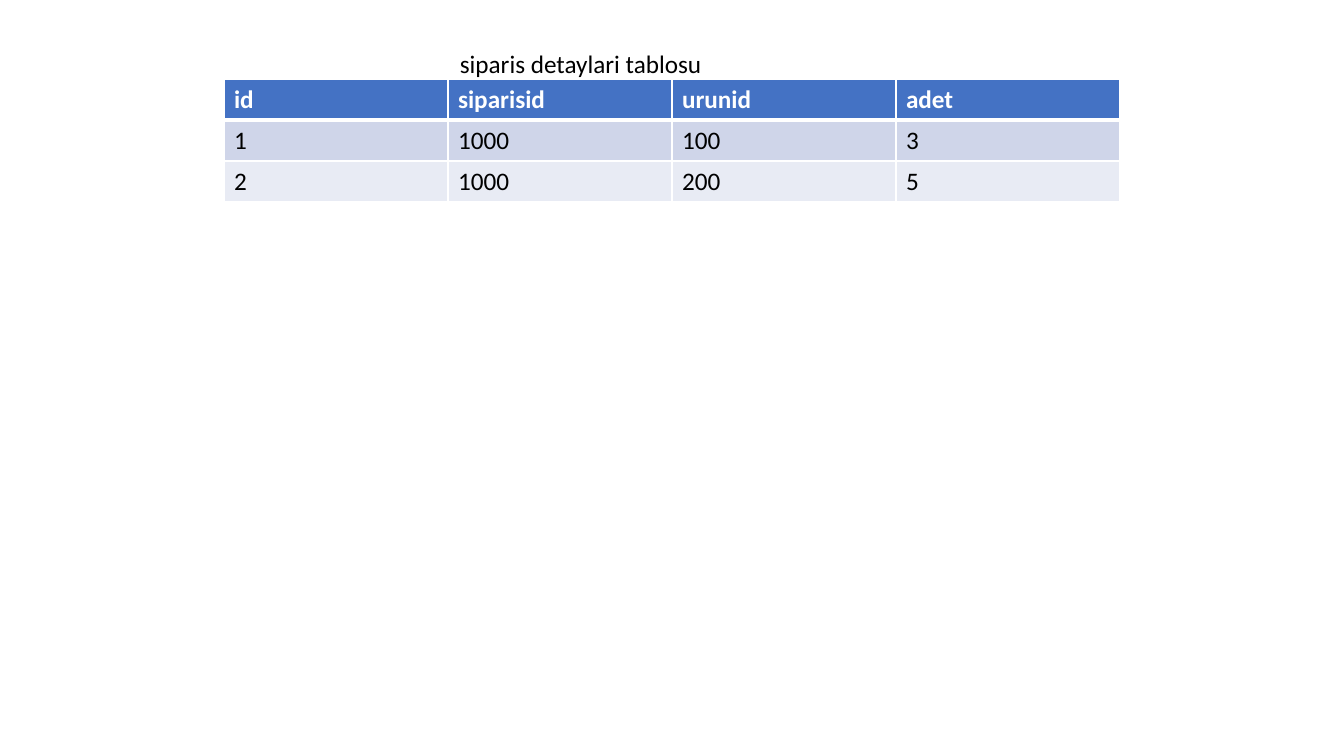
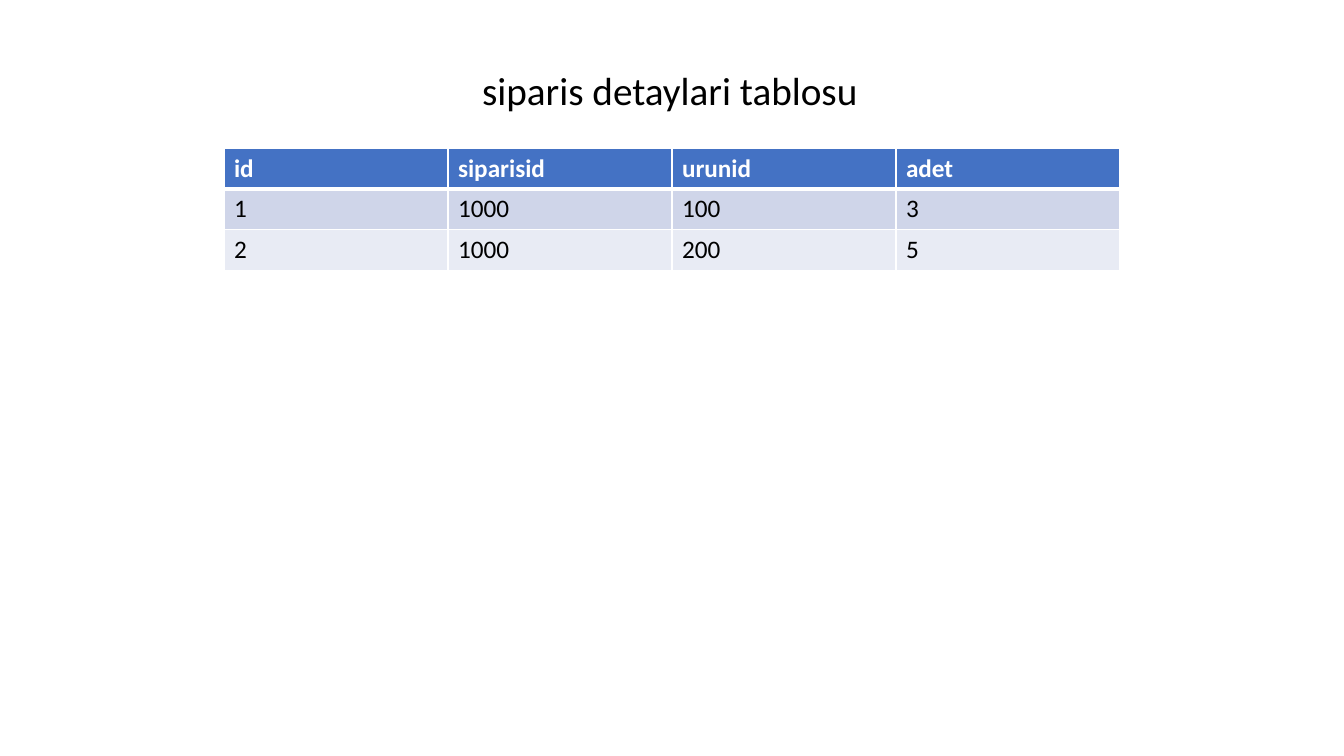
Before and after one commit to celalaksu/Python-Programlama-Kursu, a slide deck: slide 38 of Python txt json Dosyaları ve SQLite Veritabanı.pptx (slide 36 before the commit). Drawn at 1344x756 pixels with LibreOffice and Linux fonts; fonts in the diff are those of the drawing. Boxes give left, top, right and bottom in pixels: in the first picture for what was removed or moved away, otherwise in the second. Text is boxed around its words. In the diff, an @@ line names an element or a change of style, - is before the commit and + after.

```diff
--- a/Python txt json Dosyaları ve SQLite Veritabanı.pptx
+++ b/Python txt json Dosyaları ve SQLite Veritabanı.pptx
@@ text "siparis detaylari tablosu": place and size @@
-text "siparis detaylari tablosu" at [460,55,702,77]
+text "siparis detaylari tablosu" at [482,77,857,112]
@@ text "siparis detaylari tablosu" at [482,77,857,112]: size 18 to 28 pt @@
@@ table: place and size @@
-table at [224,80,1119,203]
+table at [224,148,1119,271]
```
Also in this commit, not shown: 17 other slides changed, 7 slides added, 1 slide removed.
